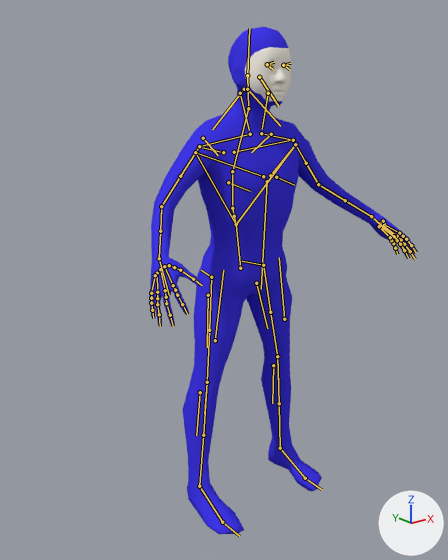
Renders of the Blender file blend/mr_spandex2_anim.blend from each side of a commit.
Before and after are seen from a camera (50 mm lens) standing at (-123.0, -144.9, 134.0) and looking at (-11.8, -5.8, 78.4). Lighting does not change. The marker at lower right points along +X, +Y and +Z. The bones that bend it are drawn over the model as lines.

In view in the first picture: 'gamejam_mr_spandex2:Low-Poly', 'gamejam_mr_spandex2:male1591'.
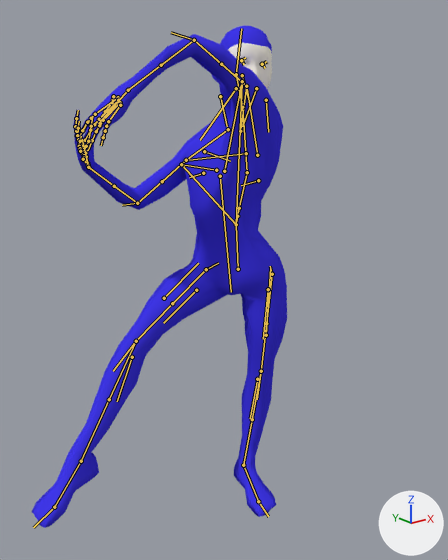
The newer file adds an action. The first version stands in its rest pose; the second is drawn at frame 1 of the action 'pose_R'.

What differs and where, as boxes [x1, y1, x2, y2] in the pictures (448 x 560 px):
'gamejam_mr_spandex2:male1591', posed
    before: [149, 27, 417, 534]
    after: [32, 26, 287, 528]
'gamejam_mr_spandex2:Low-Poly', posed
    before: [267, 63, 289, 67]
    after: [240, 58, 267, 66]

The edits, one by one:
Bone 'neck' (bone_neck) turns from (0, 0, 0) to (9, -3, 18) degrees about its own x, y and z.
Bone 'shoulder.L' (bone_shoulder_l) turns from (0, 0, 0) to (39, 0, -81) degrees about its own x, y and z.
Bone 'shoulder.R' (bone_shoulder_r) turns from (0, 0, 0) to (-30, 0, 9) degrees about its own x, y and z.
Bone 'hand.ik.R' (bone_hand_ik_r) moves from (0.0, 0.0, 0.0) to (-2.2, 31.3, 19.9).
Bone 'hand.ik.R' (bone_hand_ik_r) turns from (0, 0, 0) to (-47, 11, -91) degrees about its own x, y and z.
Bone 'hand.ik.L' (bone_hand_ik_l) moves from (0.0, 0.0, 0.0) to (-81.9, 15.1, 40.6).
Bone 'hand.ik.L' (bone_hand_ik_l) turns from (0, 0, 0) to (122, -13, 103) degrees about its own x, y and z.
Bone 'head' (bone_head) turns from (0, 0, 0) to (-1, 50, -3) degrees about its own x, y and z.
Bone 'foot.ik.R' (bone_foot_ik_r) moves from (0.0, 0.0, 0.0) to (-41.4, 3.3, 21.2).
Bone 'foot.ik.R' (bone_foot_ik_r) turns from (0, 0, 0) to (32, 8, 70) degrees about its own x, y and z.
Bone 'foot_roll.ik.R' (bone_foot_roll_ik_r) turns from (0, 0, 0) to (-21, 8, 0) degrees about its own x, y and z.
Bone 'foot.ik.L' (bone_foot_ik_l) moves from (0.0, 0.0, 0.0) to (-17.5, 0.0, 0.0).
Bone 'foot.ik.L' (bone_foot_ik_l) turns from (0, 0, 0) to (-1, 0, 18) degrees about its own x, y and z.
Bone 'chest' (bone_chest) turns from (0, 0, 0) to (16, -68, -25) degrees about its own x, y and z.
Bone 'hips' (bone_hips) turns from (0, 0, 0) to (-2, -52, -4) degrees about its own x, y and z.
Bone 'elbow_target.ik.L' (bone_elbow_target_ik_l) moves from (0.0, 0.0, 0.0) to (17.8, 1.8, 52.2).
Bone 'elbow_target.ik.R' (bone_elbow_target_ik_r) moves from (0.0, 0.0, 0.0) to (-18.9, -34.1, -7.2).
